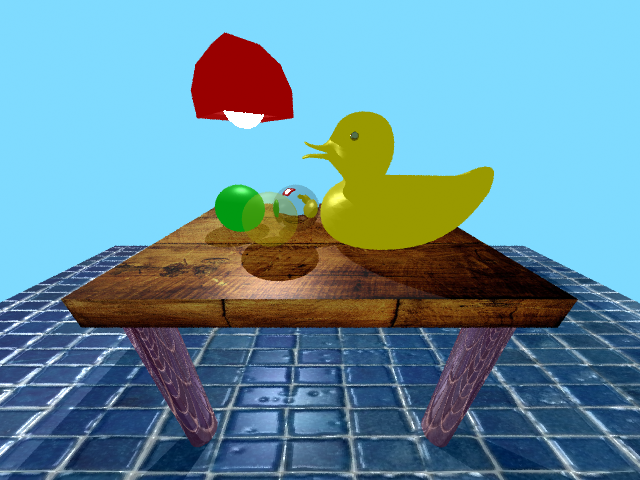
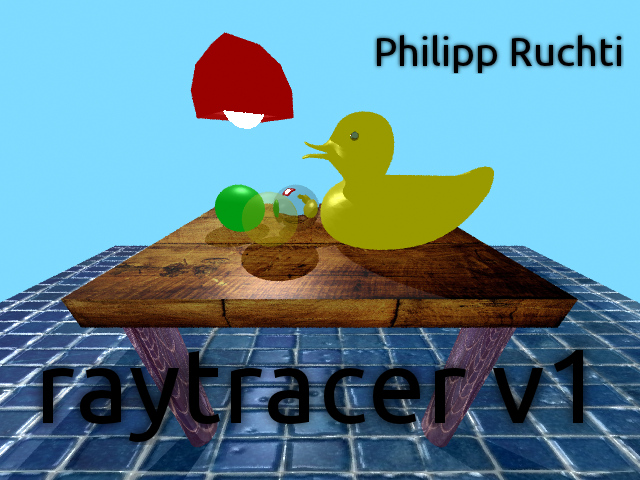
Comparing the layer stacks of the two 640×480 images. Changes:
hid "raytraver v1#1" over [32, 340, 595, 445]
added layer "raytracer v1#1" above "raytracer v1" over [29, 340, 597, 445]
renamed "raytraver v1" to "raytracer v1", painted on it over [43, 350, 584, 442]
moved "Eingefügte Ebene" above "Hintergrund" over [29, 31, 624, 445]
